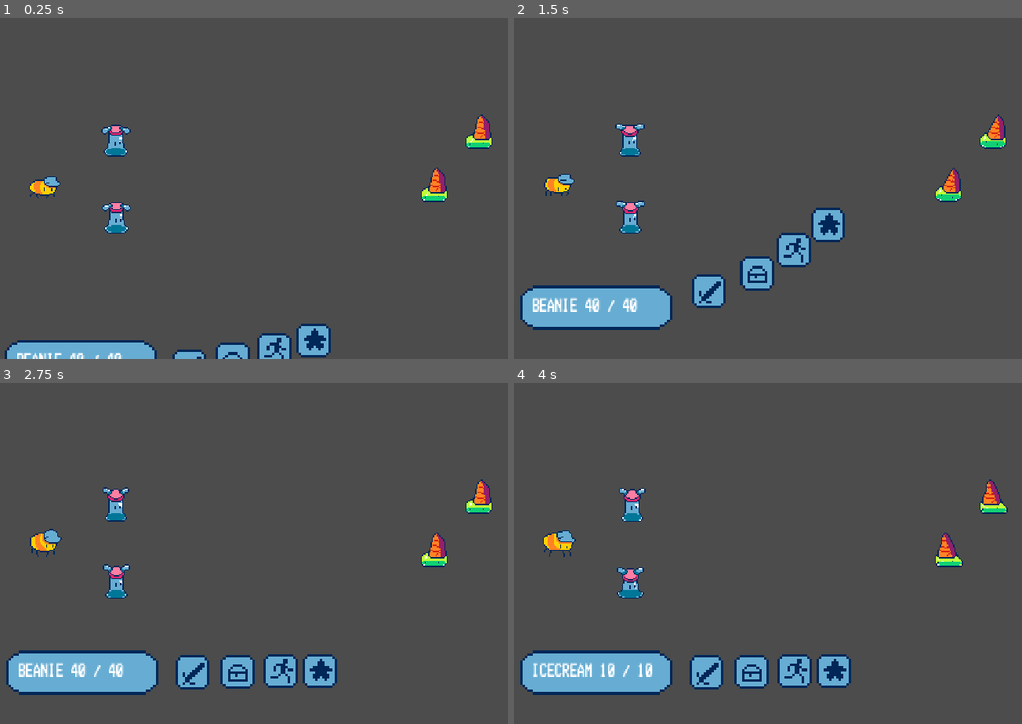
Above: before the commit, frames 1-4 (two rows, left to right).
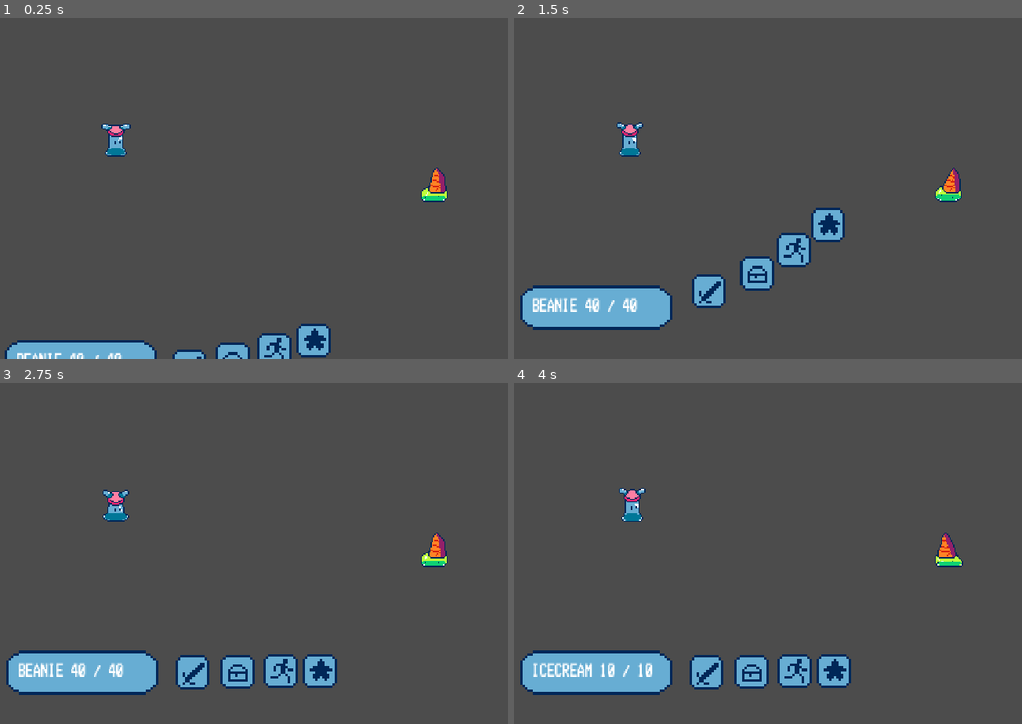
Above: after the commit, the same moments.

Repository: etherware-novice/slime-godot-game
Game: Godot game, scene res://Main.tscn
Same seed, same stepped clock (60 frames per second), same inputs: the game is played once before the commit and once after it.
Inputs:
- Up to frame 1 (0.25 s): no input
- Up to frame 2 (1.5 s): tap Enter (ui_accept) at 0.5, 0.77 s; hold Right (ui_right) 0.53-1.28 s; hold Left (ui_left) from 1.28 s (still down)
- Up to frame 3 (2.75 s): tap Enter (ui_accept) at 1.52 s; release Left (ui_left) at 2.03 s; hold Right (ui_right) from 2.03 s (still down)
- Up to frame 4 (4 s): tap Enter (ui_accept) at 3.02, 3.77 s; release Right (ui_right) at 3.53 s; hold Left (ui_left) from 3.53 s (still down)

The runs differ from the first frame. In frame 1, 1.1% of the frame differs, in the area x 5-97%, y 28-64%; in frame 2, 1.0%; in frame 3, 1.2%; in frame 4, 1.0%.

Commit message:
mid battle dialogues

Diff:
--- a/Dialogue.gd
+++ b/Dialogue.gd
@@ -2,15 +2,10 @@
 
 signal dialog_finished_display
 signal dialog_continue
+signal dialog_close
 
 var last_speaker
 
-func _ready():
-	load_dialogue("test")
-	self.connect("dialog_continue", self, "tester")
-
-func tester():
-	print("dialog continued")
 
 func load_dialogue(name, delay=false):
 	last_speaker = null
@@ -29,8 +24,10 @@
 		yield(self, "dialog_finished_display")
 		yield(self, "dialog_continue")
 	f.close()
+	print("post dialog")
 	if delay:
 		$run_next.stop()
+	emit_signal("dialog_close")
 	$AnimationPlayer.play_backwards("start_text")  # lmao
 
 func _process(delta):
--- a/Dialogue.tscn
+++ b/Dialogue.tscn
@@ -101,7 +101,7 @@
 
 [sub_resource type="Animation" id=6]
 resource_name = "reveal_text"
-length = 3.0
+length = 2.5
 tracks/0/type = "value"
 tracks/0/path = NodePath("box/activeline:percent_visible")
 tracks/0/interp = 1
@@ -109,7 +109,7 @@
 tracks/0/imported = false
 tracks/0/enabled = true
 tracks/0/keys = {
-"times": PoolRealArray( 0, 3 ),
+"times": PoolRealArray( 0, 2 ),
 "transitions": PoolRealArray( 1, 1 ),
 "update": 0,
 "values": [ 0.0, 1.0 ]
@@ -121,7 +121,7 @@
 tracks/1/imported = false
 tracks/1/enabled = true
 tracks/1/keys = {
-"times": PoolRealArray( 0, 1.5 ),
+"times": PoolRealArray( 0, 1.1 ),
 "transitions": PoolRealArray( 1, 1 ),
 "update": 0,
 "values": [ 0.0, 1.0 ]
@@ -133,7 +133,7 @@
 tracks/2/imported = false
 tracks/2/enabled = true
 tracks/2/keys = {
-"times": PoolRealArray( 0, 3 ),
+"times": PoolRealArray( 0, 2.5 ),
 "transitions": PoolRealArray( 1, 1 ),
 "update": 1,
 "values": [ false, true ]
@@ -165,7 +165,7 @@
 
 [sub_resource type="Animation" id=11]
 resource_name = "reveal_text_same_speaker"
-length = 3.0
+length = 2.5
 tracks/0/type = "value"
 tracks/0/path = NodePath("box/activeline:percent_visible")
 tracks/0/interp = 1
@@ -173,7 +173,7 @@
 tracks/0/imported = false
 tracks/0/enabled = true
 tracks/0/keys = {
-"times": PoolRealArray( 0, 3 ),
+"times": PoolRealArray( 0, 2 ),
 "transitions": PoolRealArray( 1, 1 ),
 "update": 0,
 "values": [ 0.0, 1.0 ]
@@ -201,6 +201,18 @@
 "transitions": PoolRealArray( 1 ),
 "update": 1,
 "values": [ true ]
+}
+tracks/3/type = "value"
+tracks/3/path = NodePath("box/continue:visible")
+tracks/3/interp = 1
+tracks/3/loop_wrap = true
+tracks/3/imported = false
+tracks/3/enabled = true
+tracks/3/keys = {
+"times": PoolRealArray( 0, 2.5 ),
+"transitions": PoolRealArray( 1, 1 ),
+"update": 1,
+"values": [ false, true ]
 }
 
 [sub_resource type="Animation" id=4]
@@ -288,6 +300,7 @@
 script = ExtResource( 4 )
 
 [node name="box" type="Node2D" parent="."]
+visible = false
 position = Vector2( 14, -19 )
 scale = Vector2( 1, 1.5 )
 
@@ -328,7 +341,6 @@
 position = Vector2( 880, 92.3077 )
 scale = Vector2( 2, 2 )
 frames = SubResource( 10 )
-frame = 2
 playing = true
 
 [node name="run_next" type="Timer" parent="."]
--- a/Main.gd
+++ b/Main.gd
@@ -4,7 +4,7 @@
 
 
 var turnorder = []
-
+var turncount = 0
 
 var battle_id_lookup
 
@@ -12,7 +12,7 @@
 func _ready():
 	$BattleCam.make_current()
 	battle_id_lookup = load("res://battle_id.gd").new()
-	set_up_senario([0, 0, 1], 0)
+	set_up_senario([0], 0)
 
 
 func set_up_senario(party, enemy_id):
@@ -51,6 +51,15 @@
 	if _checkend():
 		return
 	var nextchar = turnorder.pop_front()
+	if turncount == 2:
+		$Dialogue.load_dialogue("test")
+		yield($Dialogue, "dialog_close")
+		yield(get_tree().create_timer(2.0), "timeout")
+		for x in get_tree().get_nodes_in_group("enemies"):
+			x._sub_hp(9999)
+		yield(get_tree().create_timer(3.0), "timeout")
+		_checkend()
+		return
 	nextchar.pre_turn()
 
 # Called every frame. 'delta' is the elapsed time since the previous frame.
@@ -59,9 +68,9 @@
 
 
 func _regen_turn_order():
+	turncount += 1
 	turnorder += get_tree().get_nodes_in_group("party")
 	turnorder += get_tree().get_nodes_in_group("enemies")
-
 
 func _endturn():
 	print("end turn")
--- a/Main.tscn
+++ b/Main.tscn
@@ -1,5 +1,6 @@
-[gd_scene load_steps=4 format=2]
+[gd_scene load_steps=5 format=2]
 
+[ext_resource path="res://Dialogue.tscn" type="PackedScene" id=1]
 [ext_resource path="res://Main.gd" type="Script" id=2]
 [ext_resource path="res://HUD.tscn" type="PackedScene" id=4]
 [ext_resource path="res://BattleCam.gd" type="Script" id=5]
@@ -38,3 +39,5 @@
 
 [node name="enemy4" type="Position2D" parent="."]
 position = Vector2( 737, 285 )
+
+[node name="Dialogue" parent="." instance=ExtResource( 1 )]
--- a/battle_id.gd
+++ b/battle_id.gd
@@ -5,6 +5,7 @@
 ]
 
 const enemy_layout_lookup = [
+	[2],	# one icecream
 	[2, 2]	# two icecreams
 ]
 
--- a/beanie.tscn
+++ b/beanie.tscn
@@ -121,7 +121,7 @@
 scale = Vector2( 2, 2 )
 frames = SubResource( 16 )
 animation = "idle"
-frame = 2
+frame = 3
 playing = true
 
 [node name="CollisionShape2D" type="CollisionShape2D" parent="."]
--- a/tbee.tscn
+++ b/tbee.tscn
@@ -115,7 +115,7 @@
 scale = Vector2( 2, 2 )
 frames = SubResource( 11 )
 animation = "idle"
-frame = 2
+frame = 3
 playing = true
 
 [node name="CollisionShape2D" type="CollisionShape2D" parent="."]
@@ -127,6 +127,7 @@
 visible = false
 scale = Vector2( 2, 2 )
 frames = SubResource( 16 )
+frame = 1
 playing = true
 
 [node name="Tween" type="Tween" parent="."]
Not shown, changed: README.md
